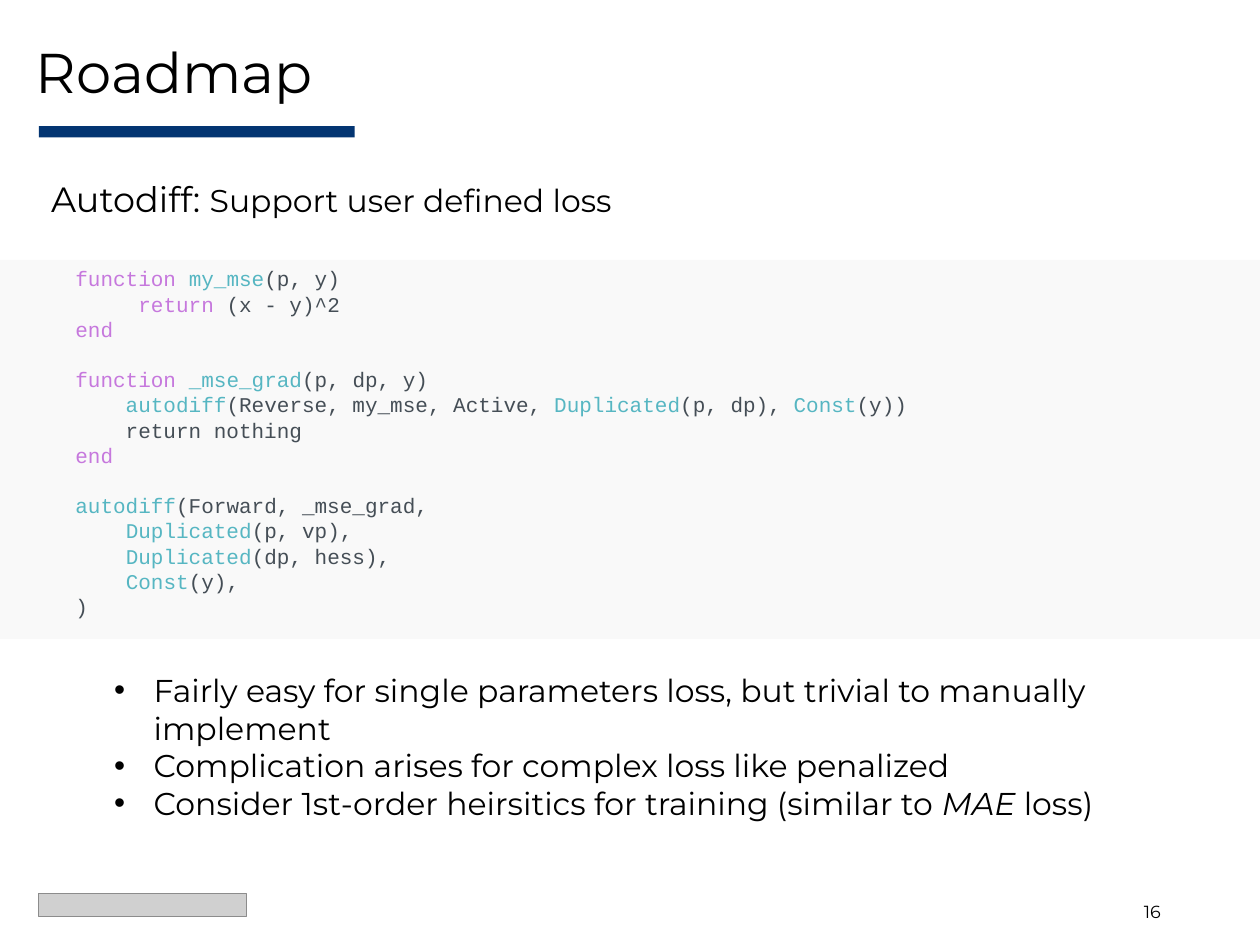
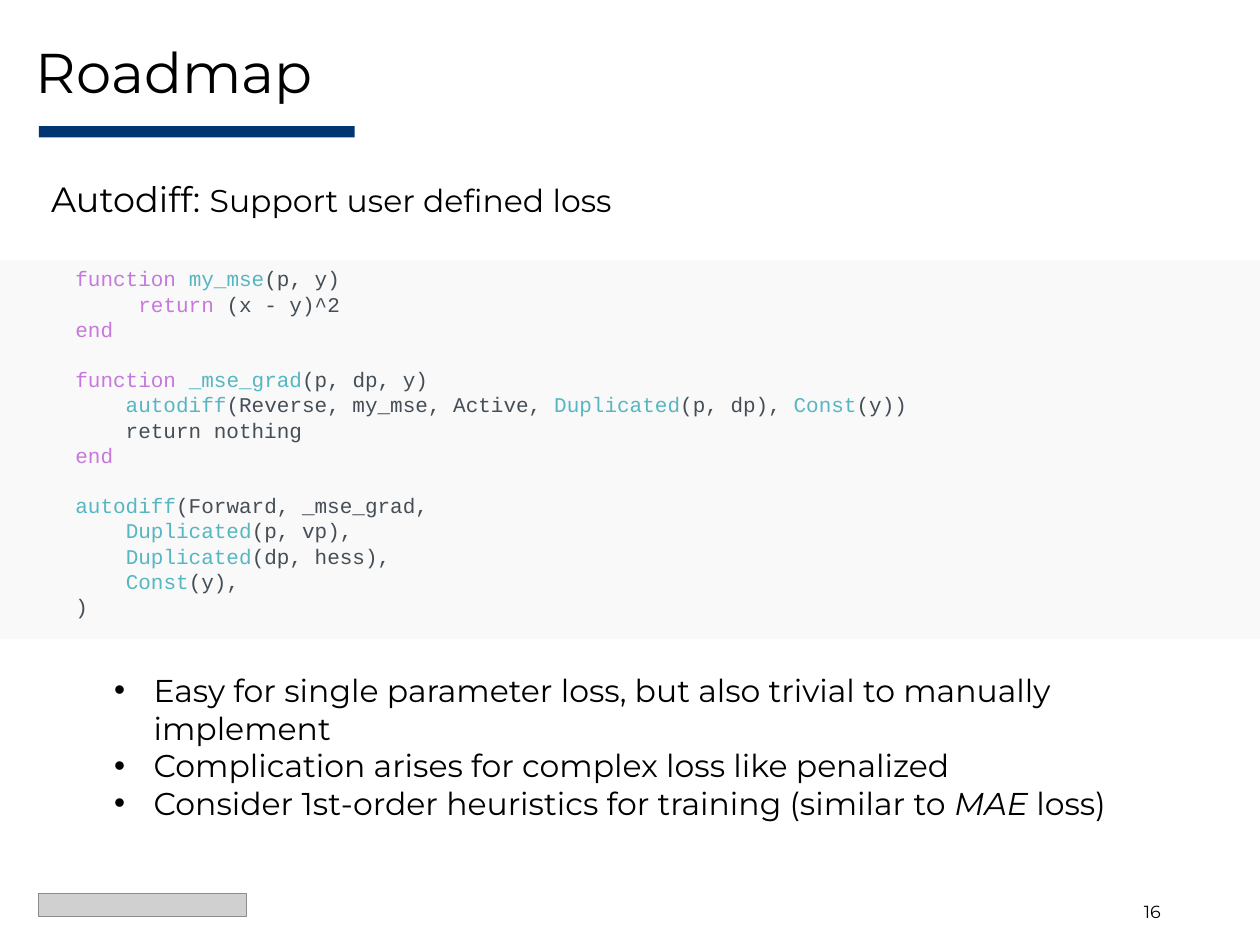
Before and after one commit to Evovest/EvoTrees.jl, a slide deck: slide 16 of docs/juliacon/EvoTrees-JuliaCon2025.pptx. Drawn at 1260x945 pixels with LibreOffice and Linux fonts; fonts in the diff are those of the drawing; grey boxes stand for pictures. Boxes give left, top, right and bottom in pixels: in the first picture for what was removed or moved away, otherwise in the second. Text is boxed around its words. In the diff, an @@ line names an element or a change of style, - is before the commit and + after.

```diff
--- a/docs/juliacon/EvoTrees-JuliaCon2025.pptx
+++ b/docs/juliacon/EvoTrees-JuliaCon2025.pptx
@@ text at bbox=[154, 678, 1050, 746]: text changed @@
-  • Fairly easy for single parameters loss, but trivial to manually implement
+  • Easy for single parameter loss, but also trivial to manually implement
@@ text at bbox=[154, 791, 1105, 822]: text changed @@
-  • Consider 1st-order heirsitics for training (similar to MAE loss)
+  • Consider 1st-order heuristics for training (similar to MAE loss)
```
Also in this commit, not shown: 1 other file.
